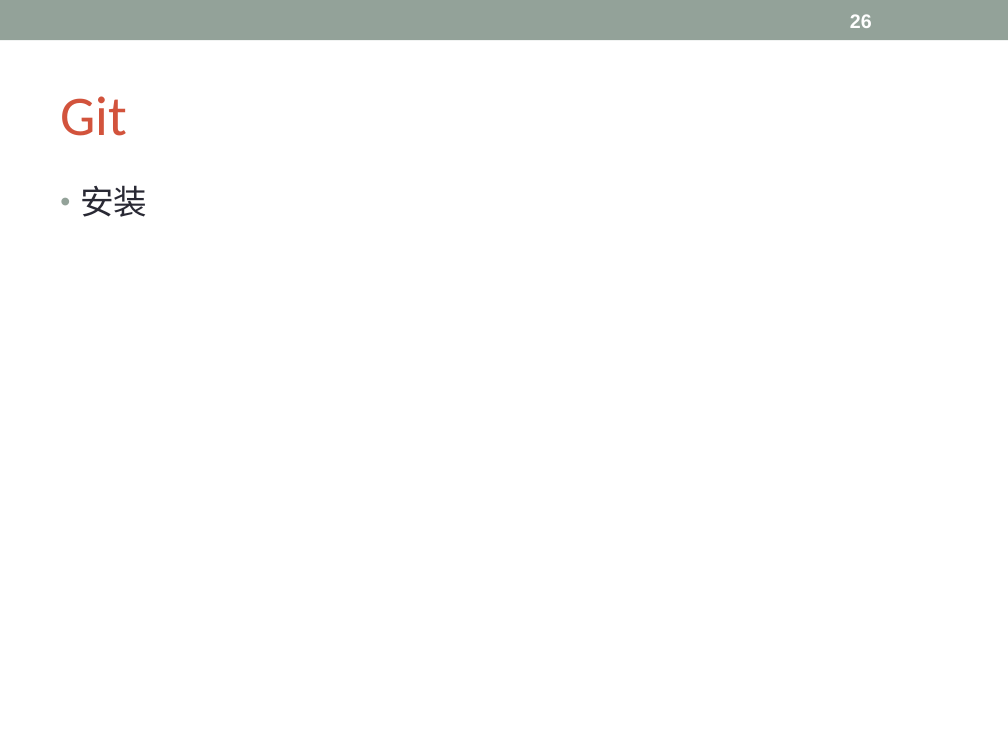
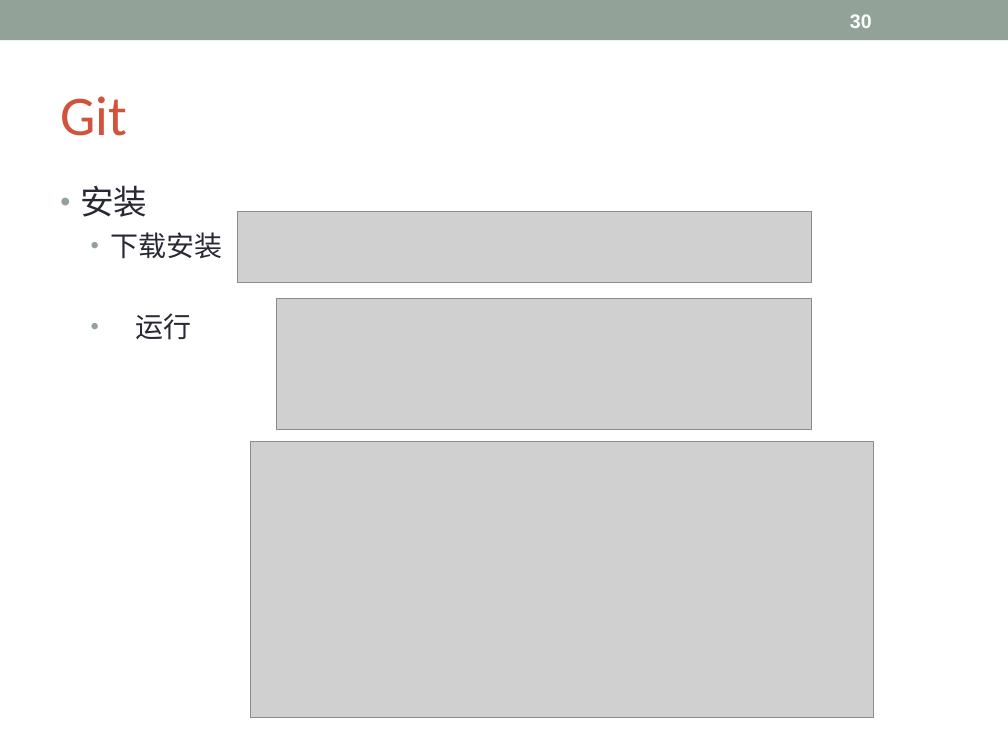
Before and after one commit to Lyon-NEU/Git, a slide deck: slide 30 of git.ppt (slide 26 before the commit). Drawn at 1008x756 pixels with LibreOffice and Linux fonts; fonts in the diff are those of the drawing; grey boxes stand for pictures. Boxes give left, top, right and bottom in pixels: in the first picture for what was removed or moved away, otherwise in the second. Text is boxed around its words. In the diff, an @@ line names an element or a change of style, - is before the commit and + after.

```diff
--- a/git.ppt
+++ b/git.ppt
@@ page number at (850, 14, 872, 28): text changed @@
-26
+30
@@ text at (111, 232, 223, 340): paragraphs added @@
+  • 下载安装
+  • 运行
@@ picture added at (238, 212, 812, 283) @@
@@ picture added at (276, 298, 811, 429) @@
@@ picture added at (250, 442, 874, 718) @@
```
Also in this commit, not shown: 15 other slides changed, 10 slides added, 5 slides removed.
